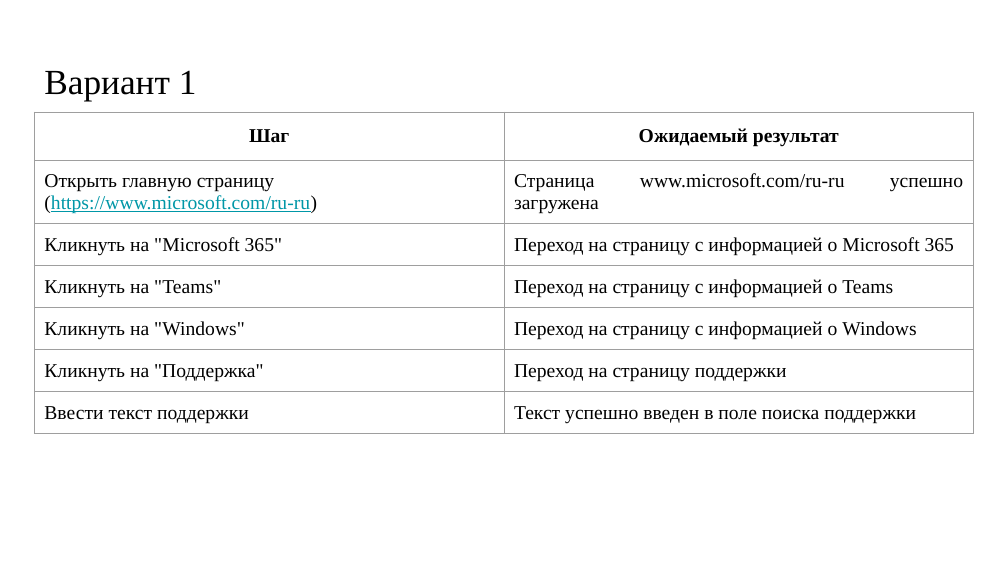
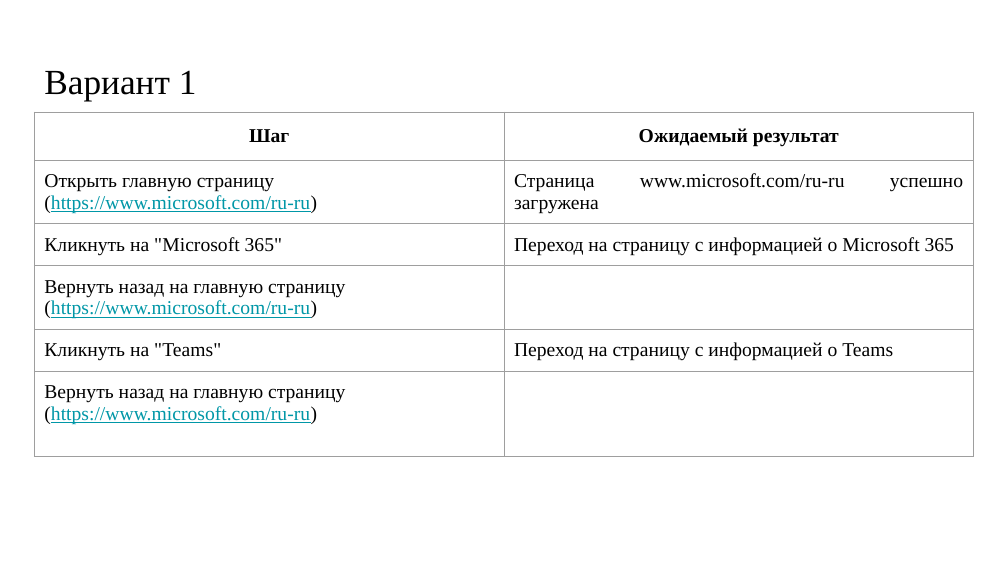
Before and after one commit to MiloserdovaAlena/Test, a slide deck: slide 2 of тестирование.pptx. Drawn at 1008x567 pixels with LibreOffice and Linux fonts; fonts in the diff are those of the drawing. Boxes give left, top, right and bottom in pixels: in the first picture for what was removed or moved away, otherwise in the second. Text is boxed around its words. In the diff, an @@ line names an element or a change of style, - is before the commit and + after.

```diff
--- a/тестирование.pptx
+++ b/тестирование.pptx
@@ table at <box>34,112,974,473</box> @@
+row 4: Вернуть назад на главную страницу (https://www.microsoft.com/ru-ru) | 
-row 5: Кликнуть на "Windows" | Переход на страницу с информацией о Windows
-row 6: Кликнуть на "Поддержка" | Переход на страницу поддержки
-row 7: Ввести текст поддержки | Текст успешно введен в поле поиска поддержки
+row 6: Вернуть назад на главную страницу (https://www.microsoft.com/ru-ru) | 
```
Also in this commit, not shown: 1 slide added, 3 other files.
